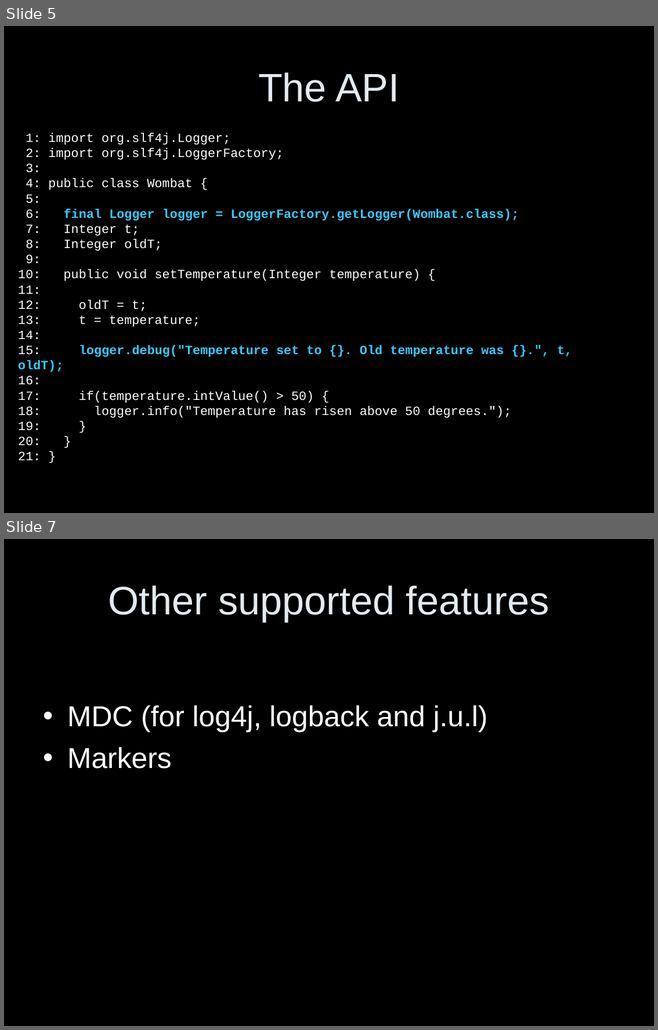
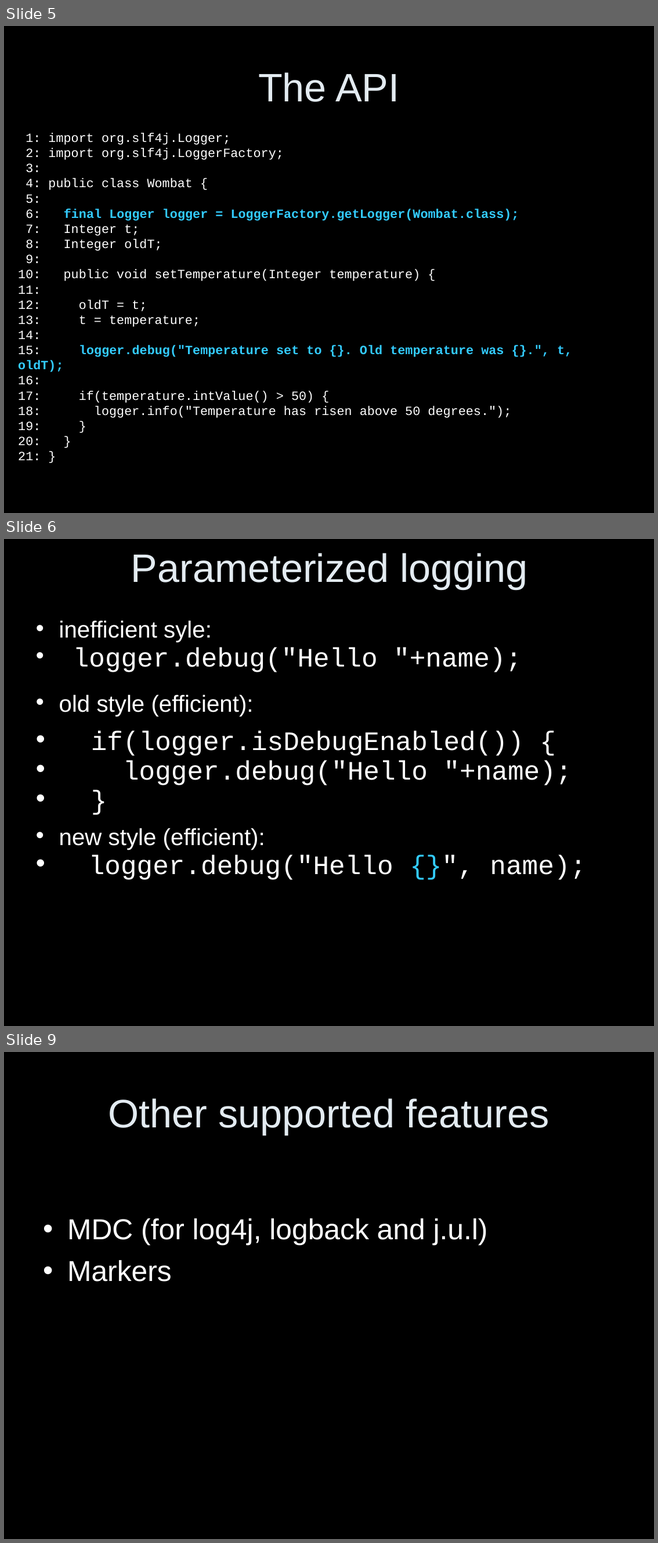
Before and after one commit to qos-ch/slf4j, a slide deck: slf4j-site/src/site/resources/slf4j-in-10-slides.ppt. Shown one above the other, each under a label of ours: slides 5 and 7 before the commit, slides 5, 6 and 9 after it; the slides between them are not shown. The pictures are 658x1030 and 658x1543 pixels, drawn with LibreOffice and Linux fonts; fonts in the diff are those of the drawing. Boxes give left, top, right and bottom in pixels: in the first picture for what was removed or moved away, otherwise in the second. Text is boxed around its words. In the diff, an @@ line names an element or a change of style, - is before the commit and + after.

```diff
--- a/slf4j-site/src/site/resources/slf4j-in-10-slides.ppt
+++ b/slf4j-site/src/site/resources/slf4j-in-10-slides.ppt
@@ slide 6 added at bbox=[4, 539, 654, 1026], background #000000 @@
@@ title added at bbox=[131, 553, 528, 589], 44 pt, text #E3EBF1 @@
+Parameterized logging
@@ text added at bbox=[59, 620, 586, 880], 29.6 pt, text #FFFFFF @@
+• inefficient syle:
+• logger.debug("Hello "+name);
+• old style (efficient):
+• if(logger.isDebugEnabled()) {
+• logger.debug("Hello "+name);
+• }
+• new style (efficient):
+• logger.debug("Hello {}", name);
@@ what was slide 7 is now slide 9 @@
```
Also in this commit, not shown: 2 slides changed, 1 other slide added.
